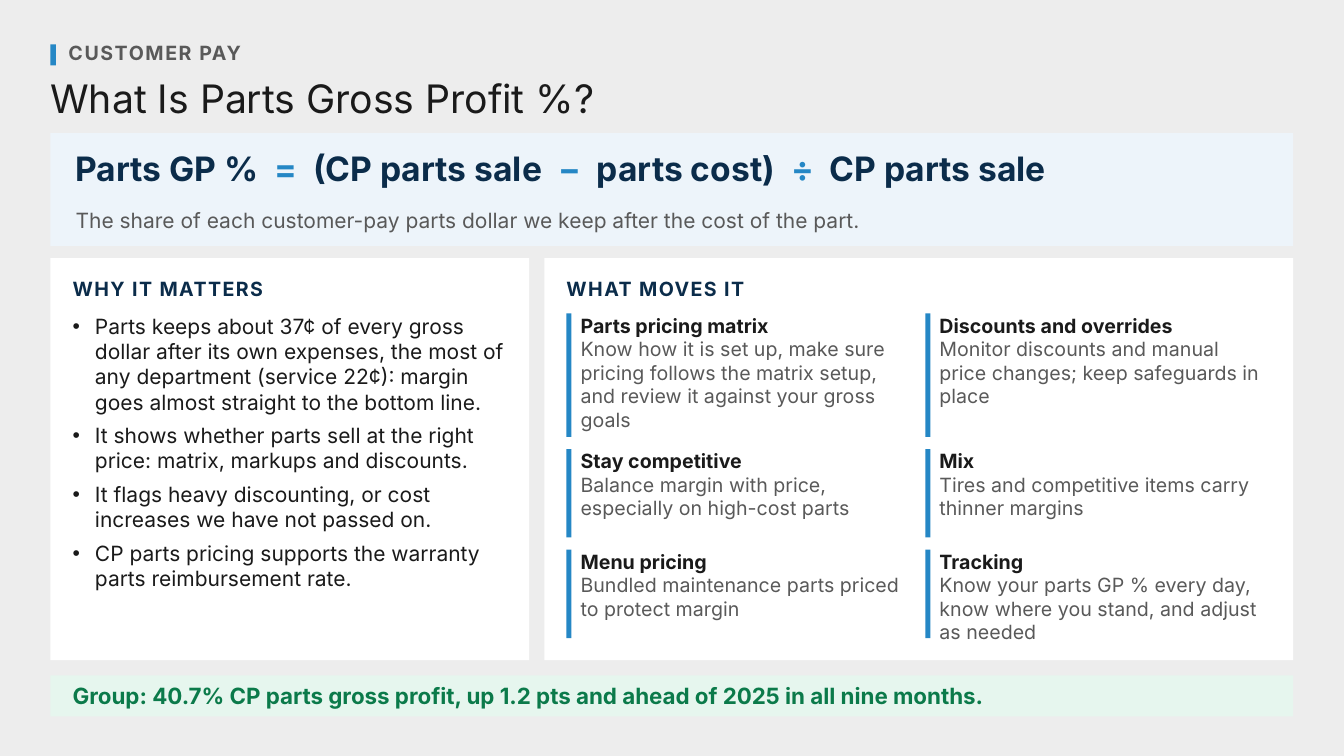
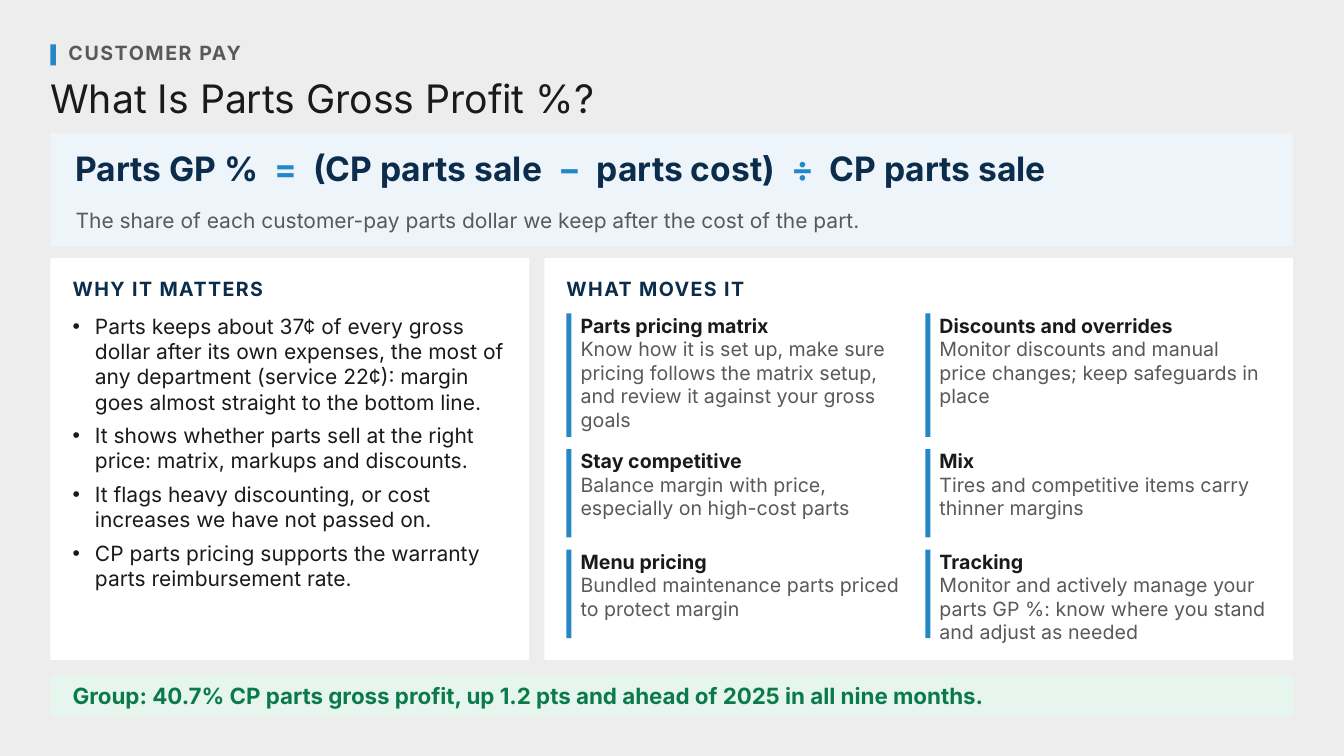
Before and after one commit to Ndresner/Noah, a slide deck: slide 7 of day2-deck/decks/Metric Explainers - Review.pptx. Drawn at 1344x756 pixels with LibreOffice and Linux fonts; fonts in the diff are those of the drawing. Boxes give left, top, right and bottom in pixels: in the first picture for what was removed or moved away, otherwise in the second. Text is boxed around its words. In the diff, an @@ line names an element or a change of style, - is before the commit and + after.

```diff
--- a/day2-deck/decks/Metric Explainers - Review.pptx
+++ b/day2-deck/decks/Metric Explainers - Review.pptx
@@ text at [939,577,1265,643]: text changed @@
-Know your parts GP % every day, know where you stand, and adjust as needed
+Monitor and actively manage your parts GP %: know where you stand and adjust as needed
```
Also in this commit, not shown: 4 other files.
